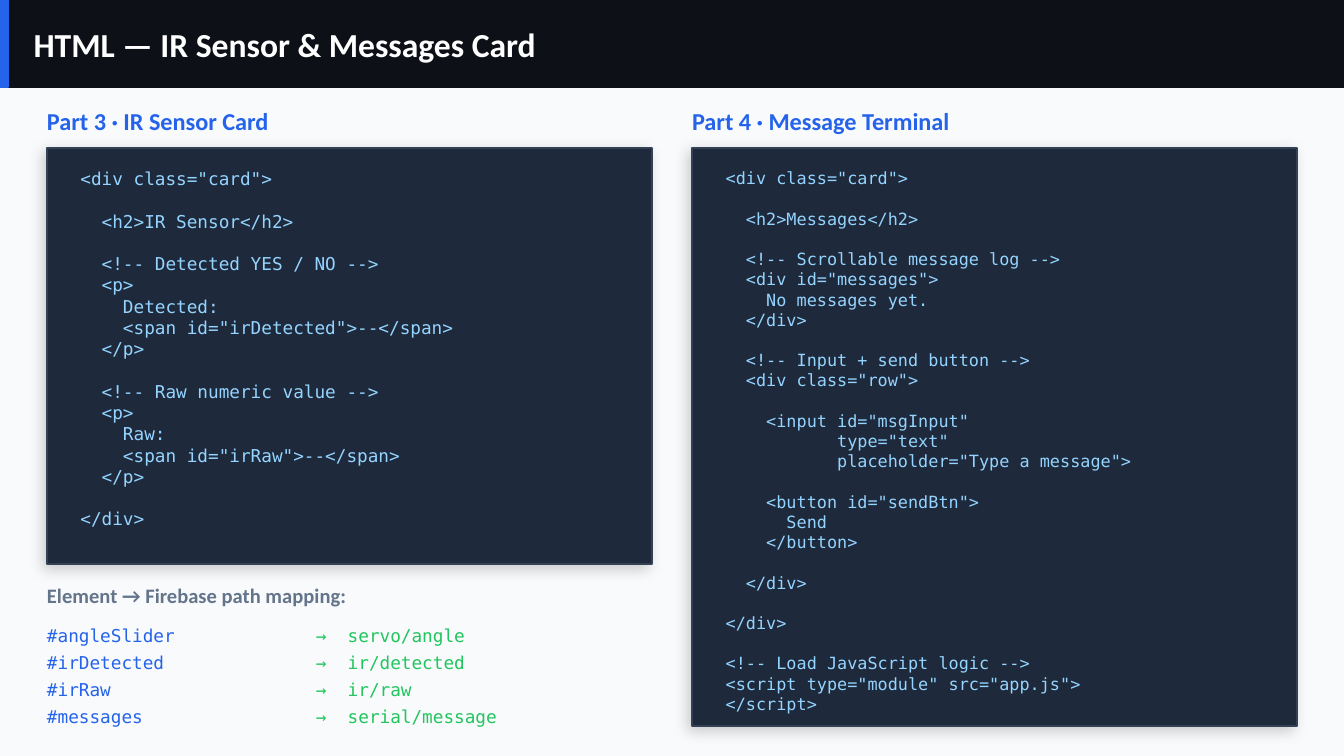
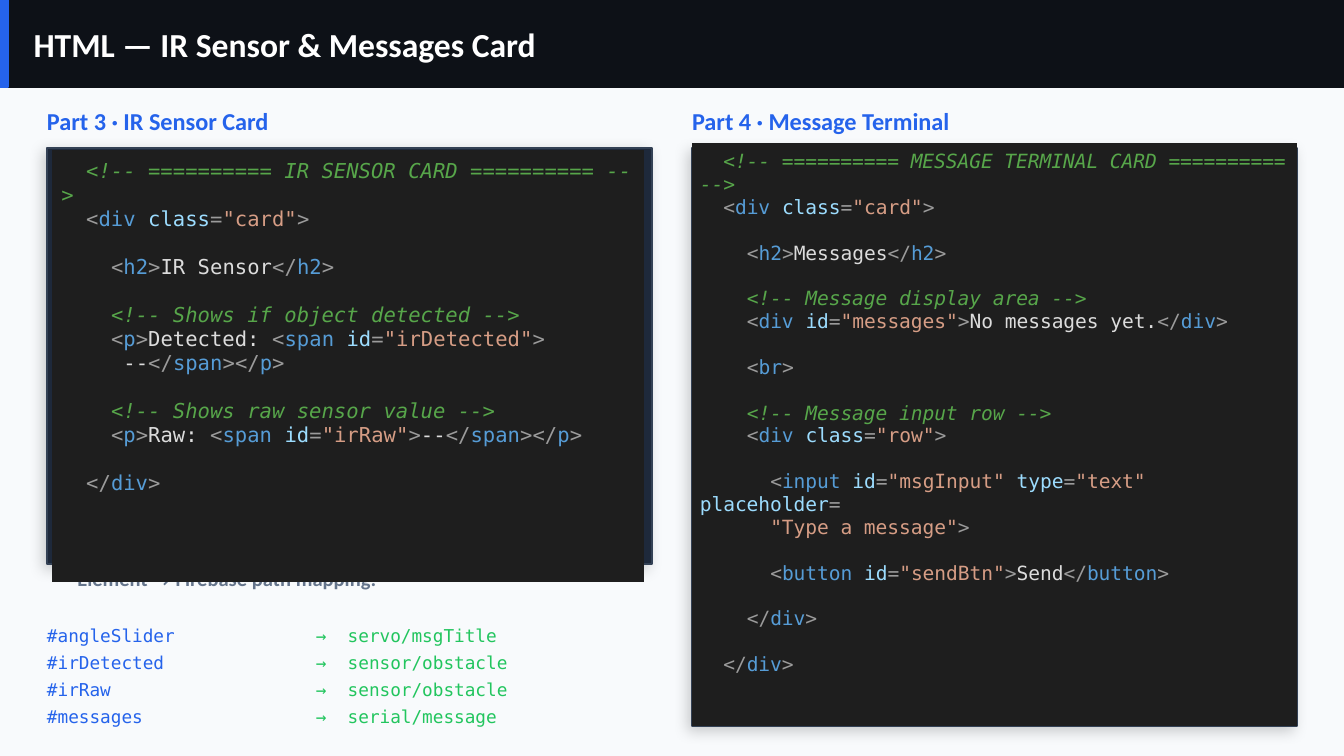
Before and after one commit to Sivi2706/Arduino-Database_Participants, a slide deck: slide 6 of Slides/V2_ESP32_Firebase_Workshop.pptx. Drawn at 1344x756 pixels with LibreOffice and Linux fonts; fonts in the diff are those of the drawing; background and template pictures are left out. Boxes give left, top, right and bottom in pixels: in the first picture for what was removed or moved away, otherwise in the second. Text is boxed around its words. In the diff, an @@ line names an element or a change of style, - is before the commit and + after.

```diff
--- a/Slides/V2_ESP32_Firebase_Workshop.pptx
+++ b/Slides/V2_ESP32_Firebase_Workshop.pptx
@@ table added at <box>692,142,1297,726</box>, 1 rows, 1 columns @@
+<!-- ========== MESSAGE TERMINAL CARD ========== --> <div class="card"> <h2>Messages</h2> <!-- Message display area --> <div id="messages">No messages yet.</div> <br> <!-- Message input row --> <div class="row"> <input id="msgInput" type="text" placeholder= / "Type a message"> <button id="sendBtn">Send</button> </div> </div>
@@ table added at <box>52,151,644,558</box>, 1 rows, 1 columns @@
+<!-- ========== IR SENSOR CARD ========== --> <div class="card"> <h2>IR Sensor</h2> <!-- Shows if object detected --> <p>Detected: <span id="irDetected"> / --</span></p> <!-- Shows raw sensor value --> <p>Raw: <span id="irRaw">--</span></p> </div>
@@ text removed at <box>80,171,453,527</box> @@
-<div class="card">
-<h2>IR Sensor</h2>
-<!-- Detected YES / NO -->
-<p>
-Detected:
-<span id="irDetected">--</span>
-</p>
-<!-- Raw numeric value -->
-<p>
-Raw:
-<span id="irRaw">--</span>
-</p>
-</div>
@@ text removed at <box>726,171,1131,714</box> @@
-<div class="card">
-<h2>Messages</h2>
-<!-- Scrollable message log -->
-<div id="messages">
-No messages yet.
-</div>
-<!-- Input + send button -->
-<div class="row">
-<input id="msgInput"
-type="text"
-placeholder="Type a message">
-<button id="sendBtn">
-Send
-</button>
-</div>
-</div>
-<!-- Load JavaScript logic -->
-<script type="module" src="app.js">
-</script>
@@ text "Element → Firebase path mapping:" rewrapped from <box>47,588,345,607</box> to <box>77,582,376,592</box> @@
@@ text at <box>348,628,497,646</box>: text changed @@
-→ servo/angle
+→ servo/msgTitle
@@ text at <box>348,655,508,671</box>: text changed @@
-→ ir/detected
+→ sensor/obstacle
@@ text at <box>348,682,508,698</box>: text changed @@
-→ ir/raw
+→ sensor/obstacle
```
Also in this commit, not shown: 7 other slides changed, 3 other files.
